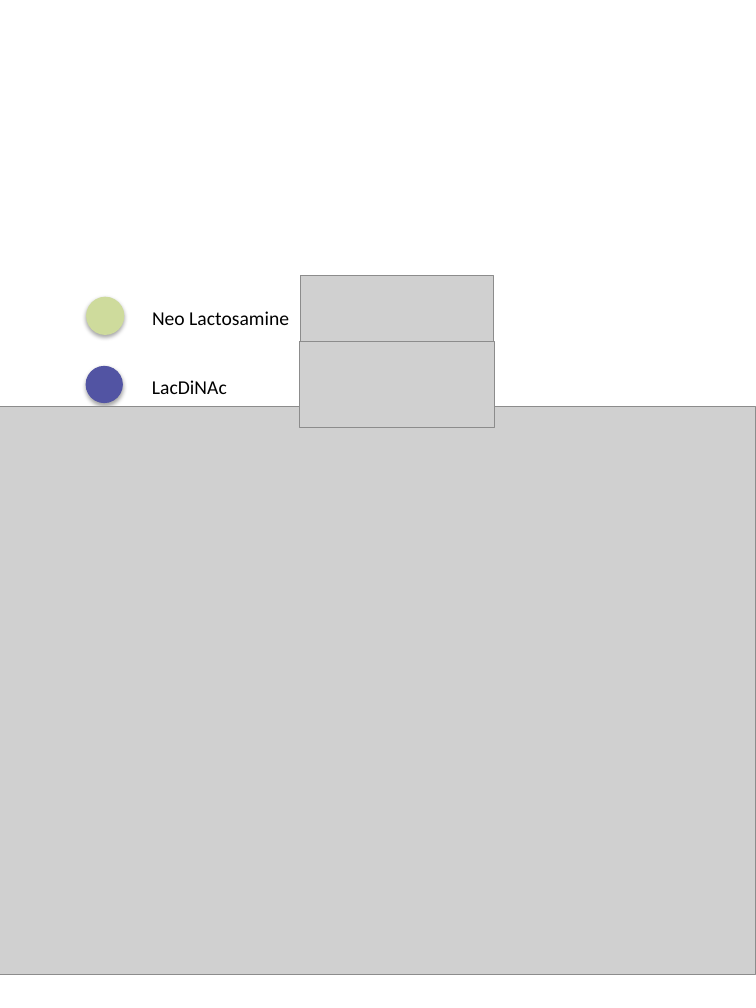
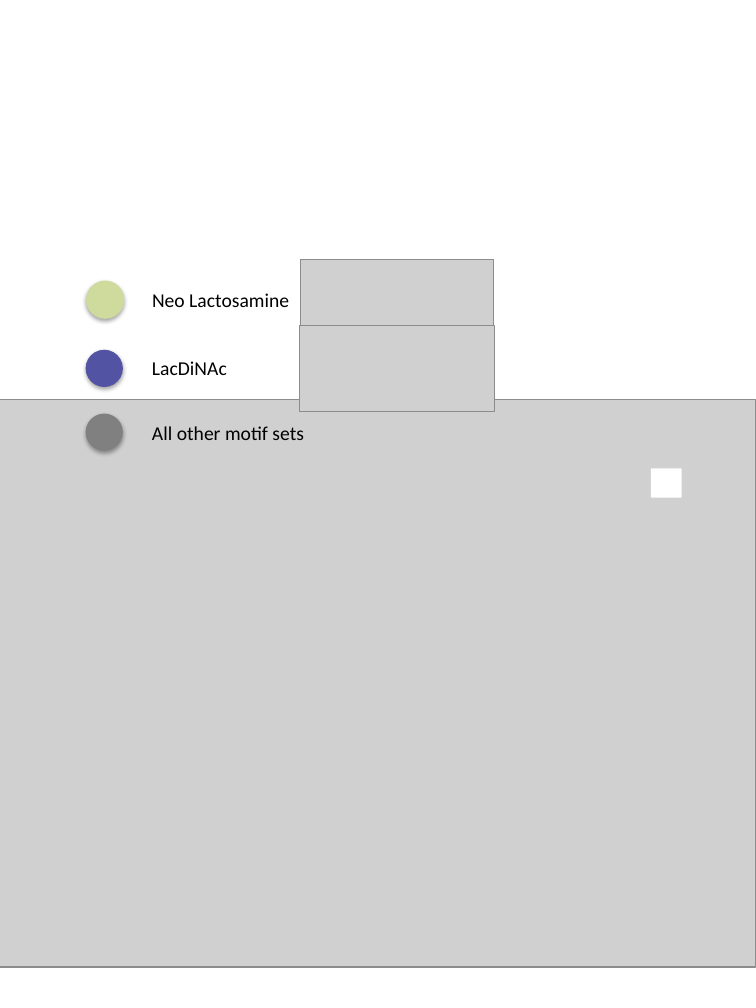
Before and after one commit to steveharg/glycans, a slide deck: slide 1 of docs/motif_similarity_exploration/Neo Lactosamine_vs_LacDiNAc.pptx. Drawn at 756x1008 pixels with LibreOffice and Linux fonts; fonts in the diff are those of the drawing; grey boxes stand for pictures. Boxes give left, top, right and bottom in pixels: in the first picture for what was removed or moved away, otherwise in the second. Text is boxed around its words. In the diff, an @@ line names an element or a change of style, - is before the commit and + after.

```diff
--- a/docs/motif_similarity_exploration/Neo Lactosamine_vs_LacDiNAc.pptx
+++ b/docs/motif_similarity_exploration/Neo Lactosamine_vs_LacDiNAc.pptx
@@ 2 pictures, 2 ellipses, 1 text: place and size @@
-2 pictures, 2 ellipses, 1 text at [86, 275, 494, 427]
+2 pictures, 2 ellipses, 1 text at [86, 259, 494, 411]
@@ text "LacDiNAc": place and size @@
-text "LacDiNAc" at [152, 380, 227, 394]
+text "LacDiNAc" at [152, 361, 227, 375]
@@ picture: place and size @@
-picture at [0, 407, 756, 975]
+picture at [0, 399, 756, 967]
@@ text added at [152, 426, 304, 440], 14 pt, text #000000 @@
+All other motif sets
@@ rectangle added at [651, 469, 682, 498], fill #FFFFFF @@
```
Also in this commit, not shown: 14 other files.
